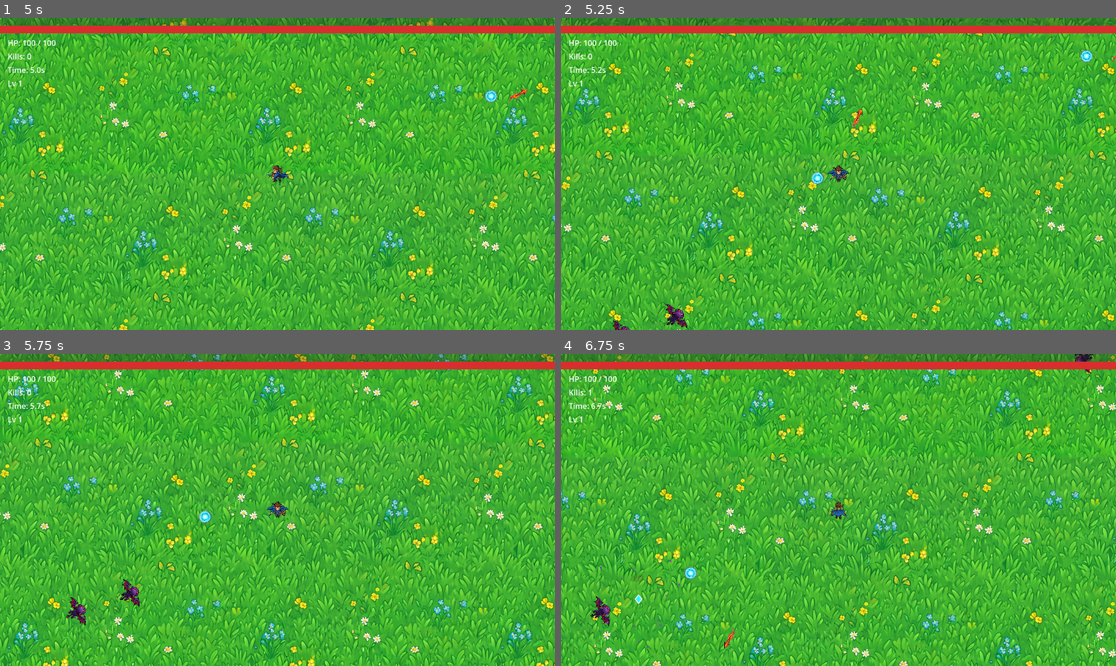
Above: before the commit, frames 1-4 (two rows, left to right).
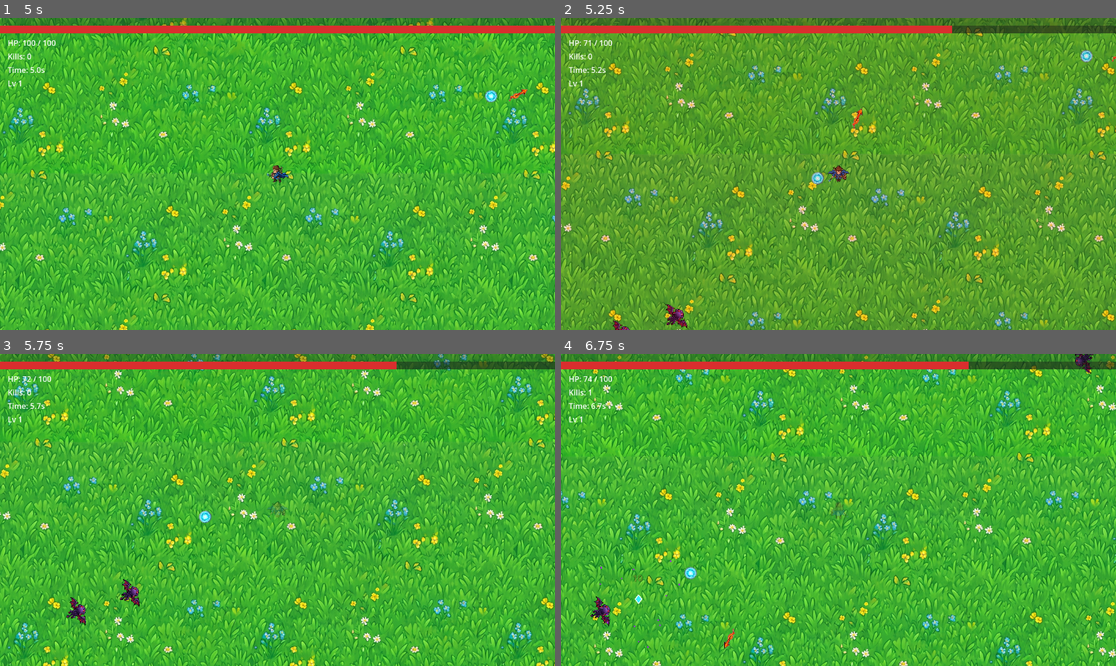
Above: after the commit, the same moments.

Repository: SummerEngine/template-2d-vampire-survivor-roguelike
Game: Godot game, scene res://main.tscn
Two runs of this game, one before a commit and one after it. Both use one fixed random seed, a clock stepped at 60 frames per second and the inputs below.
Inputs:
- Up to frame 1 (5 s): hold D 0.53-1.28 s; hold R 0.53-1.28 s; hold S 1.28-2.03 s; tap R at 1.35, 2.85, 4.35 s; hold D 2.03-2.78 s; hold R 2.03-2.78 s; hold W 2.78-3.53 s; hold R 3.53-4.28 s; hold A from 3.53 s (still down)
- Up to frame 2 (5.25 s): release A at 5.03 s; hold S from 5.03 s (still down); hold R from 5.03 s (still down)
- Up to frame 3 (5.75 s): keep holding S; keep holding R
- Up to frame 4 (6.75 s): release S at 5.78 s; release R at 5.78 s; hold D 5.78-6.53 s; tap R at 5.85 s; hold W from 6.53 s (still down); hold R from 6.53 s (still down)

Frame 1 is identical in both runs. In frame 2, 7.8% of the frame differs, in the area x 0-100%, y 0-100%; in frame 3, 0.9%; in frame 4, 0.8%.

Commit message:
feat: discrete 30-dmg player hits with i-frames, blink, and red screen flash
- Contact damage is now a flat 30 per instance (was continuous DoT)
- On hit: 2s invincibility during which the sprite blinks; no further damage
- Player emits took_damage; main flashes a red full-screen overlay briefly

Co-Authored-By: Claude Opus 4.8 (1M context) <noreply@anthropic.com>

Diff:
--- a/main.tscn
+++ b/main.tscn
@@ -78,6 +78,12 @@
 script = ExtResource("5")
 
 [node name="UI" type="CanvasLayer" parent="." unique_id=674777950]
+
+[node name="DamageFlash" type="ColorRect" parent="UI"]
+anchor_right = 1.0
+anchor_bottom = 1.0
+color = Color(1, 0, 0, 1)
+mouse_filter = 2
 
 [node name="HUD" type="Control" parent="UI" unique_id=1046727913]
 layout_mode = 3
--- a/scripts/main.gd
+++ b/scripts/main.gd
@@ -31,6 +31,7 @@
 @onready var game_over_panel: Control = $UI/GameOverPanel
 @onready var result_label: Label = $UI/GameOverPanel/ResultLabel
 @onready var level_up_panel: Control = $UI/LevelUpPanel
+@onready var damage_flash: ColorRect = $UI/DamageFlash
 @onready var option_buttons: Array[Button] = [
 	$UI/LevelUpPanel/VBox/Option0,
 	$UI/LevelUpPanel/VBox/Option1,
@@ -50,6 +51,8 @@
 	weapon_system.setup(projectiles)
 	player.health_changed.connect(_on_player_health_changed)
 	player.died.connect(_on_player_died)
+	player.took_damage.connect(_on_player_took_damage)
+	damage_flash.modulate.a = 0.0
 	enemies.child_entered_tree.connect(_on_enemy_added)
 	level_system.xp_changed.connect(_on_xp_changed)
 	level_system.leveled_up.connect(_on_leveled_up)
@@ -138,6 +141,11 @@
 	level_up_panel.visible = false
 	get_tree().paused = false
 
+func _on_player_took_damage() -> void:
+	damage_flash.modulate.a = 0.5
+	var tw := create_tween()
+	tw.tween_property(damage_flash, "modulate:a", 0.0, 0.3)
+
 func _on_player_health_changed(current: float, maximum: float) -> void:
 	health_label.text = "HP: %d / %d" % [int(ceil(current)), int(maximum)]
 	health_bar.max_value = maximum
--- a/scripts/player.gd
+++ b/scripts/player.gd
@@ -2,15 +2,19 @@
 
 signal health_changed(current: float, maximum: float)
 signal died
+signal took_damage
 
 @export var speed: float = 200.0
 @export var max_health: float = 100.0
 @export var world_half_size: float = 1500.0  # world spans -1500..1500 on each axis
 @export var body_radius: float = 16.0
 @export var base_regen: float = 2.0  # HP per second, always on
+@export var contact_hit_damage: float = 30.0  # damage per contact instance
+@export var invuln_time: float = 2.0  # i-frames after a hit
 
 var health: float
 var bonus_regen: float = 0.0  # added by level-up upgrades
+var _invuln_timer: float = 0.0
 
 @onready var hurtbox: Area2D = $Hurtbox
 @onready var magnet: Area2D = $Magnet
@@ -51,10 +55,20 @@
 	global_position = global_position.clamp(Vector2(-limit, -limit), Vector2(limit, limit))
 
 func _process(delta: float) -> void:
-	# Contact damage: any enemy overlapping the hurtbox deals damage over time.
-	for b in hurtbox.get_overlapping_bodies():
-		if b.is_in_group("enemies") and "contact_damage" in b:
-			take_damage(b.contact_damage * delta)
+	if _invuln_timer > 0.0:
+		# Invincible: blink the sprite and count down; no contact damage.
+		_invuln_timer -= delta
+		anim.modulate.a = 0.3 if fmod(_invuln_timer, 0.2) < 0.1 else 1.0
+		if _invuln_timer <= 0.0:
+			anim.modulate.a = 1.0
+	elif health > 0.0:
+		# Take one 30-damage instance if any enemy is touching, then go invincible.
+		for b in hurtbox.get_overlapping_bodies():
+			if b.is_in_group("enemies"):
+				take_damage(contact_hit_damage)
+				took_damage.emit()
+				_invuln_timer = invuln_time
+				break
 	# Slow health regeneration (baseline + upgrades), only while alive.
 	if health > 0.0 and health < max_health:
 		health = min(max_health, health + (base_regen + bonus_regen) * delta)
